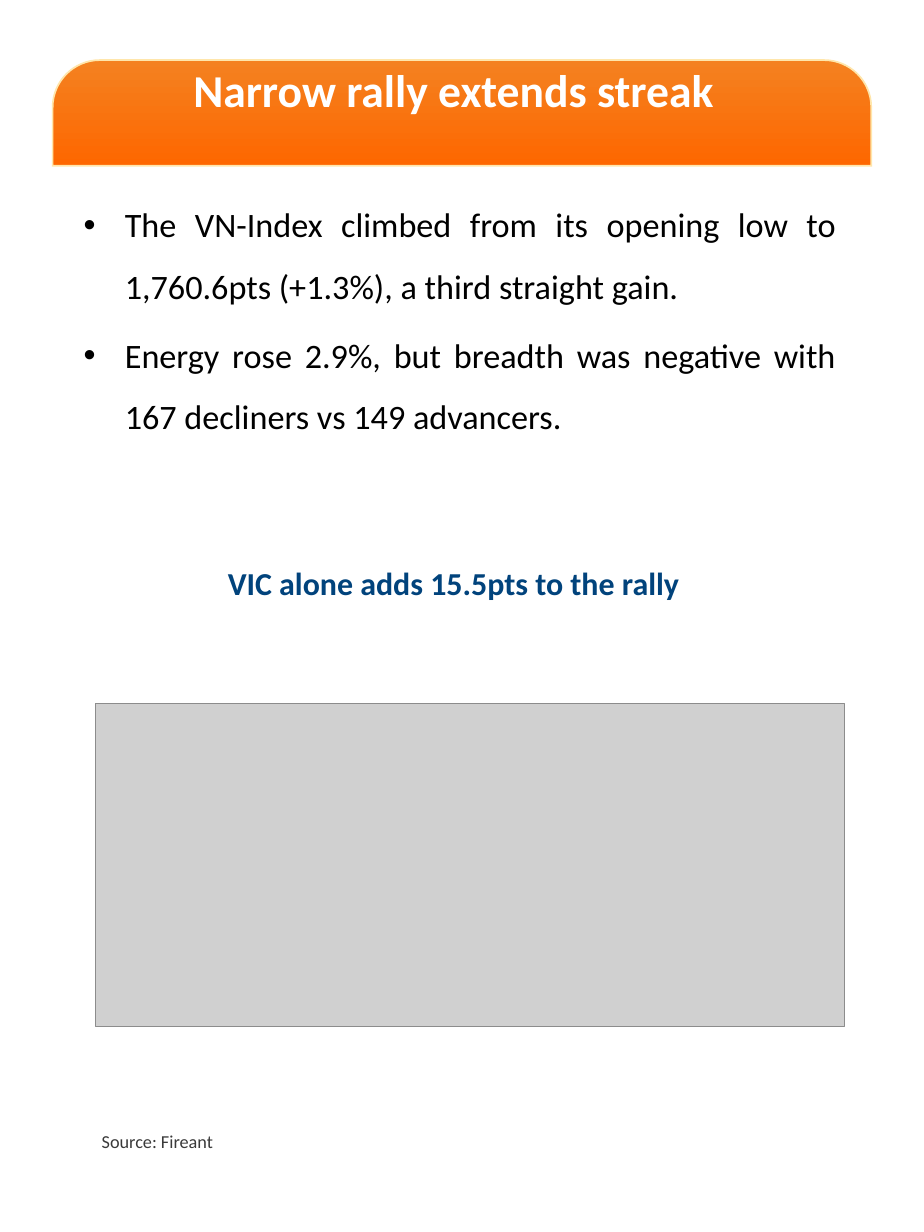
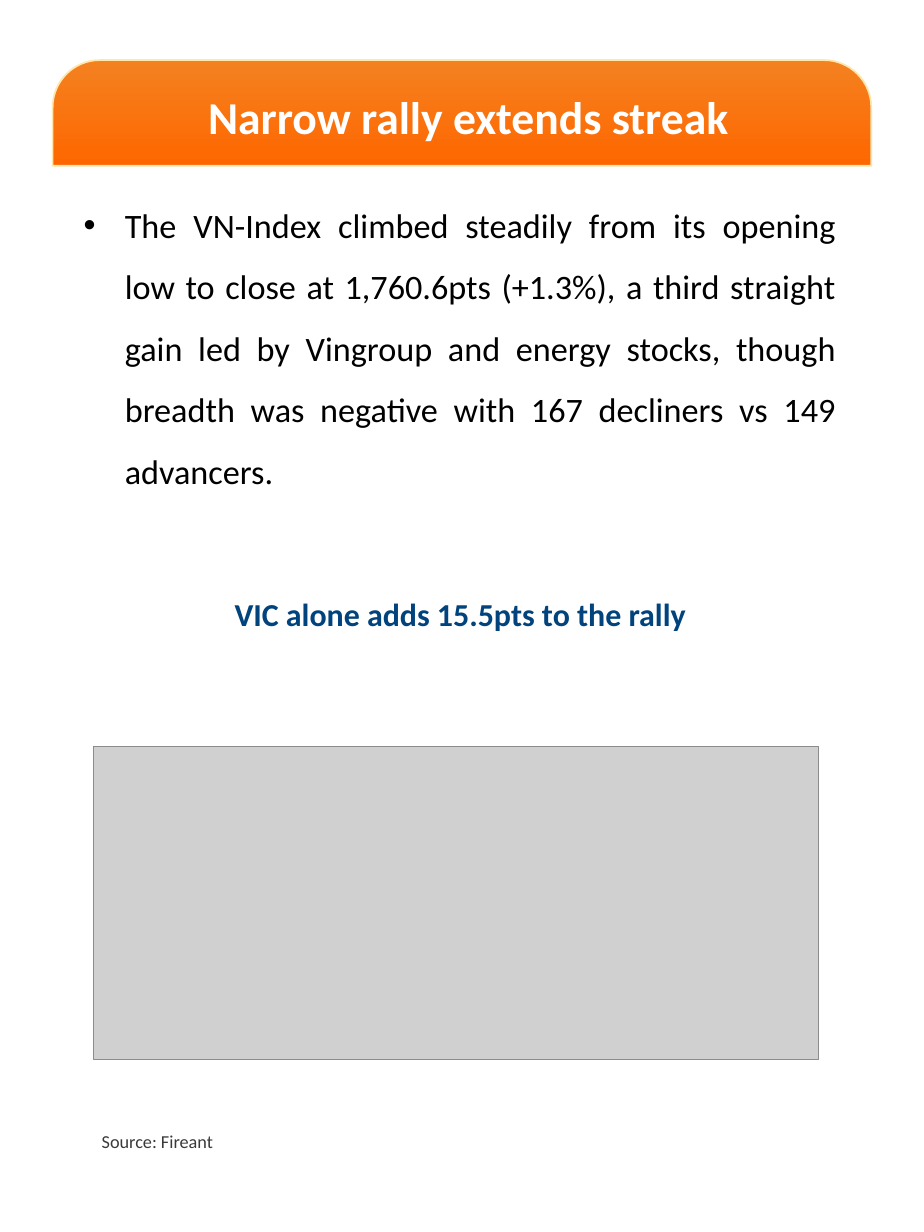
Before and after one commit to datquanton/verbose-guide, a slide deck: slide 2 of DailyReport_Mobile_EN_20261022.pptx. Drawn at 924x1232 pixels with LibreOffice and Linux fonts; fonts in the diff are those of the drawing; grey boxes stand for pictures; background and template pictures are left out. Boxes give left, top, right and bottom in pixels: in the first picture for what was removed or moved away, otherwise in the second. Text is boxed around its words. In the diff, an @@ line names an element or a change of style, - is before the commit and + after.

```diff
--- a/DailyReport_Mobile_EN_20261022.pptx
+++ b/DailyReport_Mobile_EN_20261022.pptx
@@ text "Narrow rally extends streak": place and size @@
-text "Narrow rally extends streak" at (193, 75, 713, 114)
+text "Narrow rally extends streak" at (208, 102, 728, 141)
@@ text at (125, 214, 836, 485): text changed @@
-• The VN-Index climbed from its opening low to 1,760.6pts (+1.3%), a third straight gain.
-• Energy rose 2.9%, but breadth was negative with 167 decliners vs 149 advancers.
+• The VN-Index climbed steadily from its opening low to close at 1,760.6pts (+1.3%), a third straight gain led by Vingroup and energy stocks, though breadth was negative with 167 decliners vs 149 advancers.
@@ text "VIC alone adds 15.5pts to ...": place and size @@
-text "VIC alone adds 15.5pts to ..." at (228, 572, 679, 600)
+text "VIC alone adds 15.5pts to ..." at (235, 603, 686, 631)
@@ picture: place and size @@
-picture at (96, 703, 844, 1027)
+picture at (94, 747, 819, 1060)
```
Also in this commit, not shown: 3 other slides changed, 1 other file.
